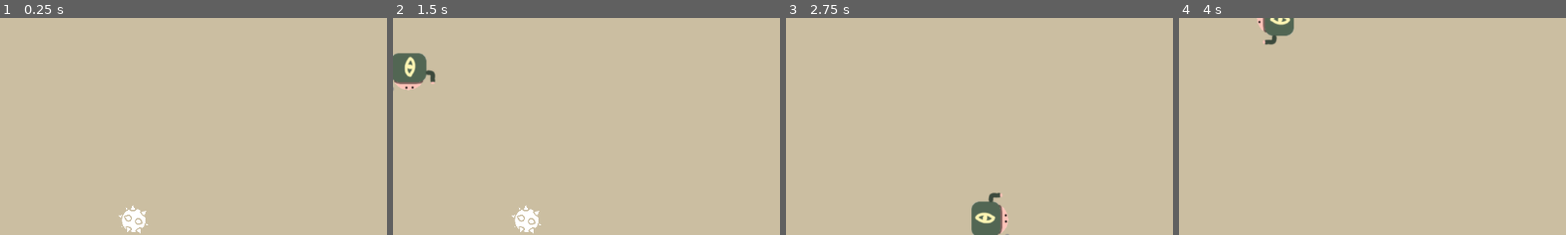
Above: before the commit, frames 1-4 (left to right).
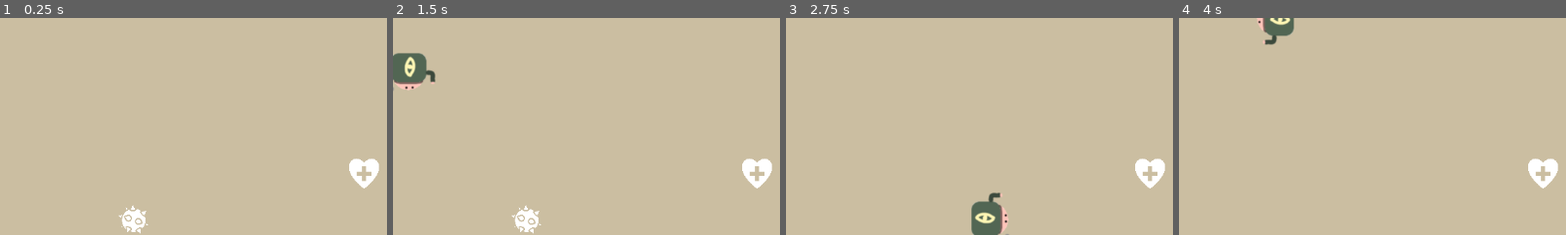
Above: after the commit, the same moments.

Repository: DonYall/Beneath-The-Earth
Game: Godot game, scene res://Scenes/Main.tscn
Two runs of this game, one before a commit and one after it. Both use one fixed random seed, a clock stepped at 60 frames per second and the inputs below.
Inputs:
- Up to frame 1 (0.25 s): no input
- Up to frame 2 (1.5 s): tap Enter at 0.5 s; hold Right (move_right) 0.53-1.28 s; hold Down (move_down) from 1.28 s (still down)
- Up to frame 3 (2.75 s): release Down (move_down) at 2.03 s; hold Right (move_right) from 2.03 s (still down)
- Up to frame 4 (4 s): release Right (move_right) at 2.78 s; hold Up (move_up) 2.78-3.53 s; hold Left (move_left) from 3.53 s (still down)
The pictures show only the part of the screen within x 24-74%, y 0-50%; the shares and areas given below are measured in that part.

The runs differ from the first frame. In frame 1, 0.7% of the frame differs, in the area x 90-98%, y 64-79%; in frame 2, 0.7%; in frame 3, 0.7%; in frame 4, 0.7%.

Commit message:
Inheritance stuff

Diff:
--- a/Scenes/Items/EnemySpawner.tscn
+++ b/Scenes/Items/EnemySpawner.tscn
@@ -9,6 +9,7 @@
 [node name="EnemySpawner" type="Area2D"]
 script = ExtResource("2_jgbdf")
 enemy_scene = ExtResource("3_hbsul")
+use_pickup_behaviour = false
 
 [node name="Sprite2D" type="Sprite2D" parent="."]
 scale = Vector2(0.1, 0.1)
--- a/Scenes/Items/Heart.tscn
+++ b/Scenes/Items/Heart.tscn
@@ -1,12 +1,19 @@
 [gd_scene load_steps=4 format=3 uid="uid://c5udklepcm7pr"]
 
-[ext_resource type="PackedScene" uid="uid://ha8ninm5fg3s" path="res://Scenes/Items/Item.tscn" id="1_2vi5y"]
 [ext_resource type="Script" path="res://Scripts/Items/Heart.gd" id="2_uk5ar"]
 [ext_resource type="Texture2D" uid="uid://btikuionk2yyk" path="res://Assets/Textures/Items/heart.png" id="2_y2bbk"]
 
-[node name="Item" instance=ExtResource("1_2vi5y")]
+[sub_resource type="CircleShape2D" id="CircleShape2D_1dexw"]
+radius = 28.0179
+
+[node name="Item" type="Area2D"]
 script = ExtResource("2_uk5ar")
-health_increment = 1
 
-[node name="Sprite2D" parent="." index="0"]
+[node name="Sprite2D" type="Sprite2D" parent="."]
+scale = Vector2(0.1, 0.1)
 texture = ExtResource("2_y2bbk")
+
+[node name="CollisionShape2D" type="CollisionShape2D" parent="."]
+shape = SubResource("CircleShape2D_1dexw")
+
+[connection signal="area_entered" from="." to="." method="_on_area_entered"]
--- a/Scenes/Main.tscn
+++ b/Scenes/Main.tscn
@@ -1,8 +1,9 @@
-[gd_scene load_steps=4 format=3 uid="uid://vhao644o8frr"]
+[gd_scene load_steps=5 format=3 uid="uid://vhao644o8frr"]
 
 [ext_resource type="Script" path="res://Scripts/Main.gd" id="1_bkaxq"]
 [ext_resource type="PackedScene" uid="uid://dnuv7mqw80h82" path="res://Scenes/Items/Spike.tscn" id="2_s2ksb"]
 [ext_resource type="PackedScene" uid="uid://ha8ninm5fg3s" path="res://Scenes/Items/Item.tscn" id="3_53duj"]
+[ext_resource type="PackedScene" uid="uid://c5udklepcm7pr" path="res://Scenes/Items/Heart.tscn" id="4_pwaql"]
 
 [node name="Main" type="Node" groups=["player"]]
 script = ExtResource("1_bkaxq")
@@ -20,3 +21,6 @@
 
 [node name="Item2" parent="." instance=ExtResource("3_53duj")]
 position = Vector2(513, 459)
+
+[node name="Item3" parent="." instance=ExtResource("4_pwaql")]
+position = Vector2(818, 232)
--- a/Scripts/Items/Item.gd
+++ b/Scripts/Items/Item.gd
@@ -1,5 +1,8 @@
 extends Area2D
 
+# set this to false if you don't want the item to despawn on pick up
+# ex. enemy spawner
+@export var use_pickup_behaviour = true
 
 func _ready():
 	pass
@@ -24,7 +27,8 @@
 
 func _on_area_entered(area:Area2D):
 	# this function gets called when the player collides with this item
-	pass # Replace with function body.
+	if use_pickup_behaviour:
+		on_pickup()
 
 func _on_body_entered(body:Node2D):
 	# this function gets called when an enemy collides with this item
--- a/Scripts/Items/Spike.gd
+++ b/Scripts/Items/Spike.gd
@@ -8,7 +8,6 @@
 
 func consume():
 	print("Used spike item, deal damage to player")
-	queue_free()
 	pass
 
 func on_enemy_enter():
@@ -16,10 +15,11 @@
 
 func _on_area_entered(area: Area2D):
 	area.emit_signal("hit")
-	consume()
+
+	super(area)
 
 func _on_body_entered(body: Node2D):
 	# kill enemy
 	body.queue_free()
 
-	consume()
+	on_pickup()
